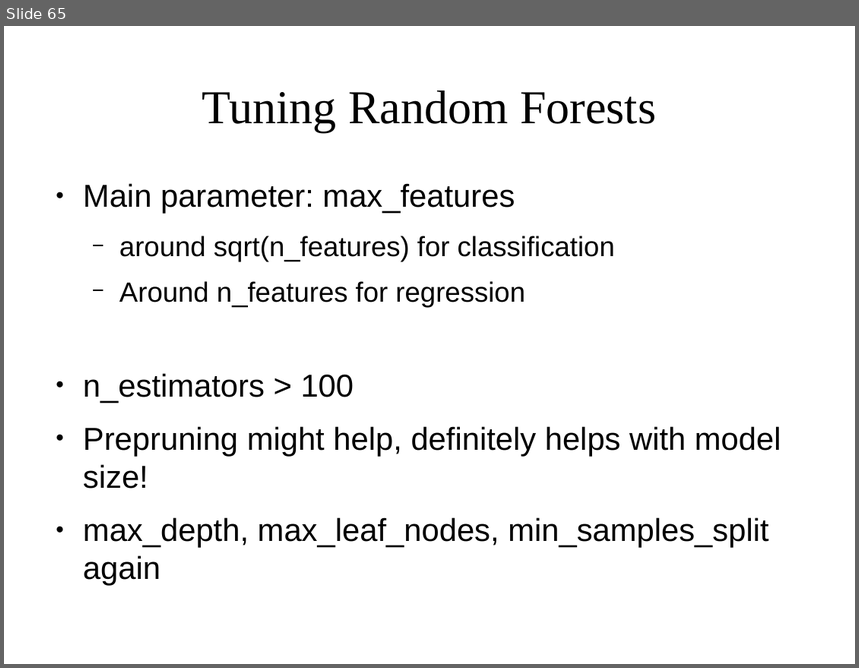
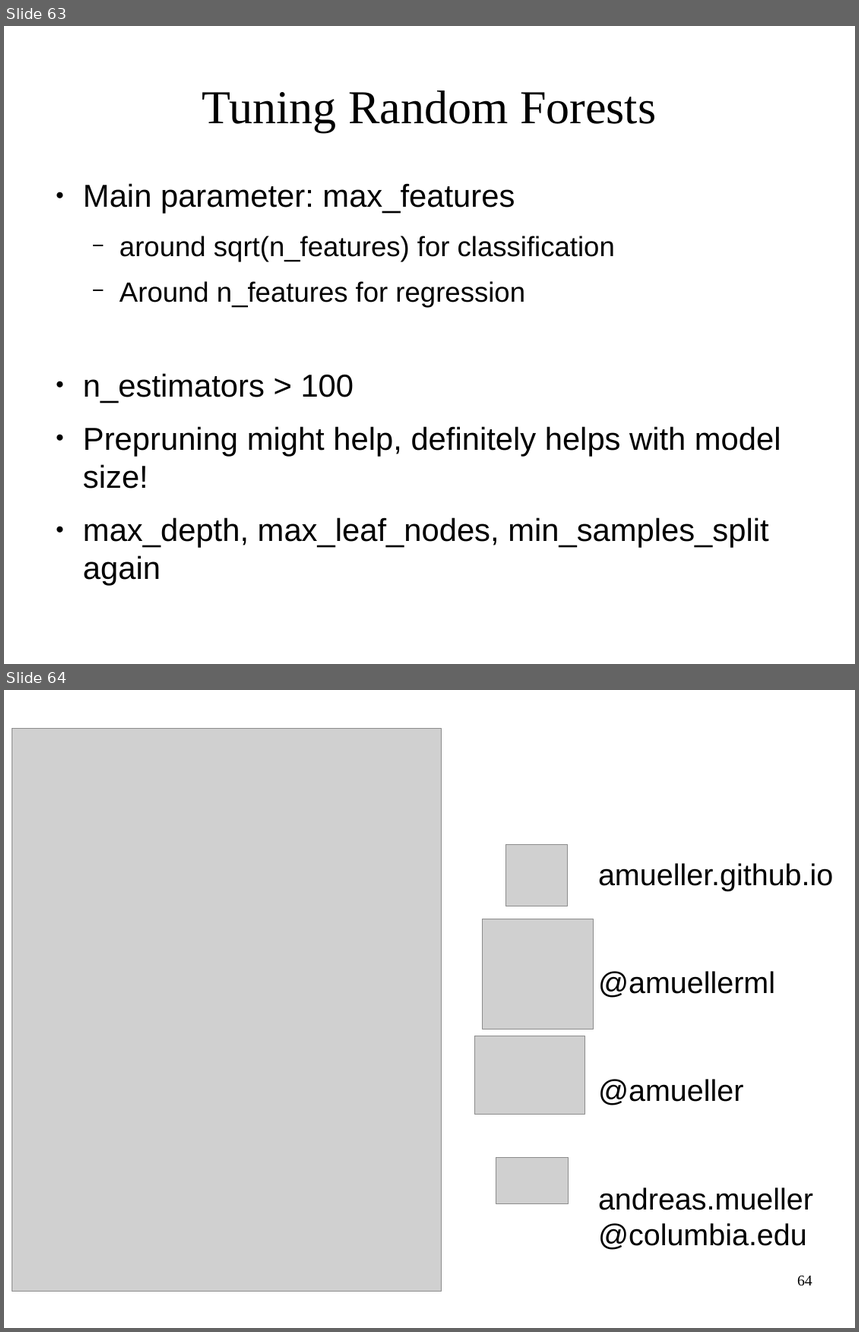
Before and after one commit to amueller/ml-workshop-1-of-4, a slide deck: intro-to-machine-learning.odp. Shown one above the other, each under a label of ours: slide 65 before the commit, slides 63 and 64 after it. The pictures are 859x668 and 859x1332 pixels, drawn with LibreOffice and Linux fonts; fonts in the diff are those of the drawing; grey boxes stand for pictures. Boxes give left, top, right and bottom in pixels: in the first picture for what was removed or moved away, otherwise in the second. Text is boxed around its words. In the diff, an @@ line names an element or a change of style, - is before the commit and + after.

```diff
--- a/intro-to-machine-learning.odp
+++ b/intro-to-machine-learning.odp
@@ slide 64 added at (4, 690, 855, 1328), background #FFFFFF @@
@@ picture added at (12, 728, 442, 1292) @@
@@ group added at (475, 844, 833, 1250): 4 pictures, 1 text @@
+amueller.github.io
+@amuellerml
+@amueller
+andreas.mueller
+@columbia.edu
@@ page number added at (797, 1276, 813, 1287), 14 pt, text #000000 @@
+64
@@ what was slide 65 is now slide 63 @@
```
Also in this commit, not shown: 7 slides changed, 1 other slide added, 5 slides removed, 2 other files.
